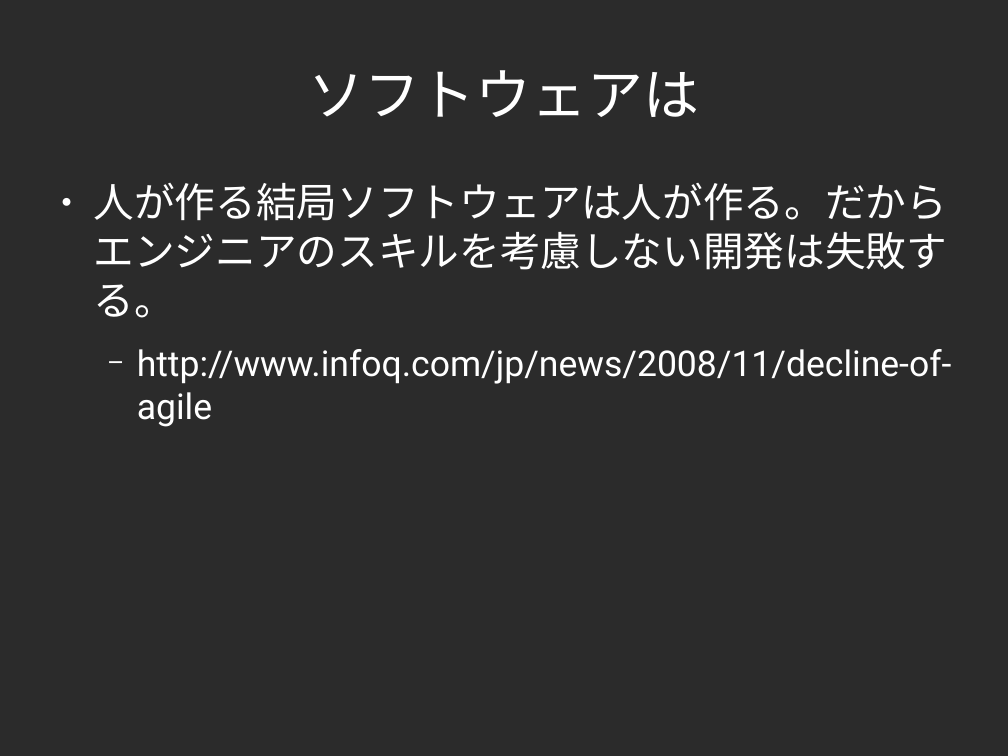
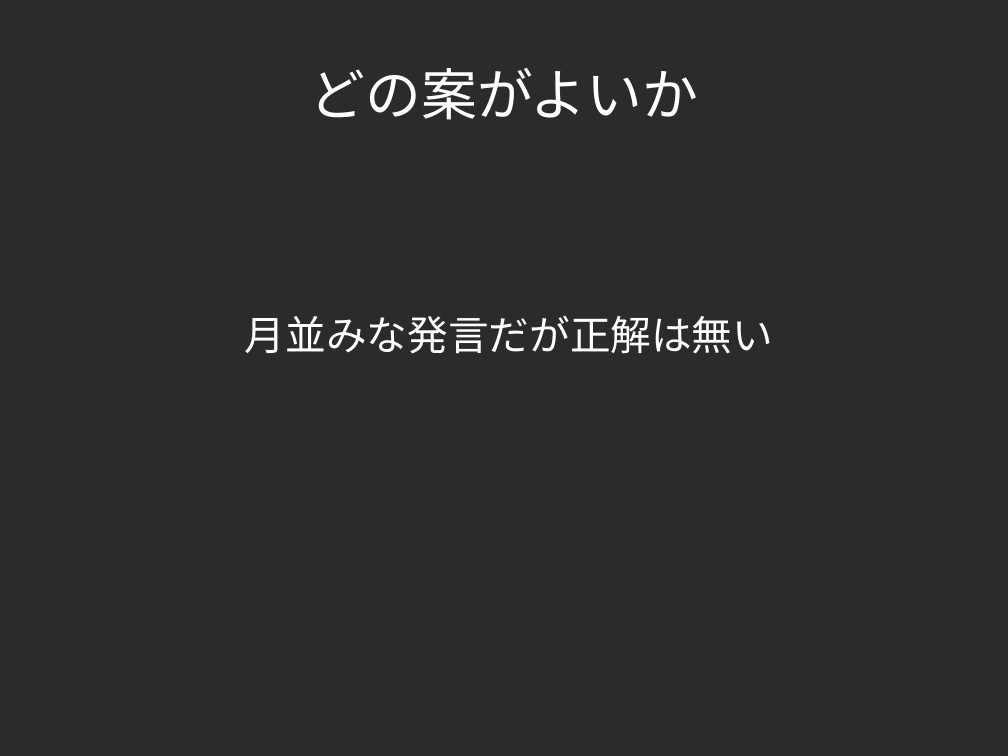
Before and after one commit to yojik/yojik-lib, a slide deck: slide 16 of 2009devsumi/oo_exercise/doc/devsum.odp (slide 19 before the commit). Drawn at 1008x756 pixels with LibreOffice and Linux fonts; fonts in the diff are those of the drawing; background and template pictures are left out; a plain dark background stands for a picture behind light text. Boxes give left, top, right and bottom in pixels: in the first picture for what was removed or moved away, otherwise in the second. Text is boxed around its words. In the diff, an @@ line names an element or a change of style, - is before the commit and + after.

```diff
--- a/2009devsumi/oo_exercise/doc/devsum.odp
+++ b/2009devsumi/oo_exercise/doc/devsum.odp
@@ title at [310,68,698,120]: text changed; font Roboto to Calibri @@
-ソフトウェアは
+どの案がよいか
@@ text at [245,316,773,354]: text changed; size 28 to 32 pt; font Roboto to Lato @@
-● 人が作る結局ソフトウェアは人が作る。だからエンジニアのスキルを考慮しない開発は失敗する。
-  − http://www.infoq.com/jp/news/2008/11/decline-of-agile
+月並みな発言だが正解は無い
```
Also in this commit, not shown: 18 other slides changed, 15 slides added, 2 slides removed, 1 other file.
